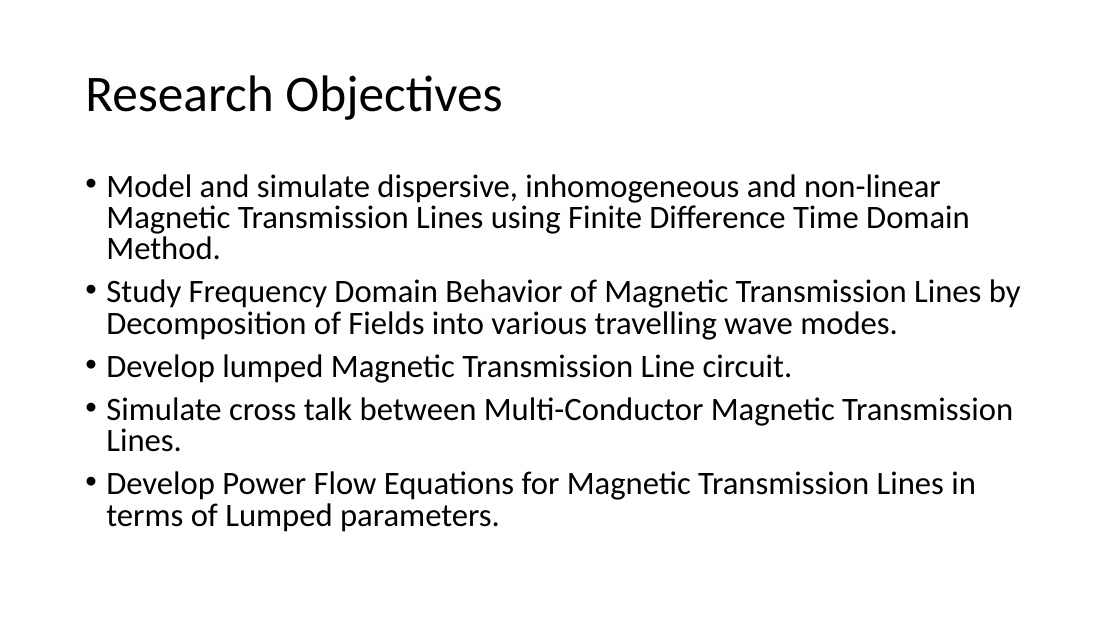
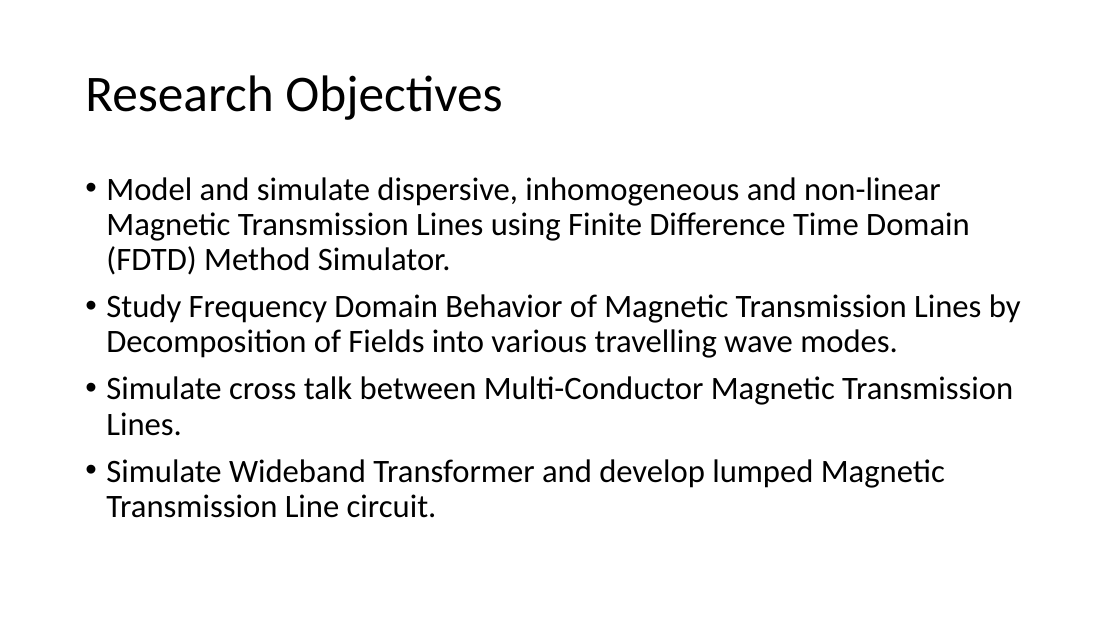
Before and after one commit to MuhammadShamaas1997/Electrical-Engineering, a slide deck: slide 2 of Thesis/Magnetic Transmission Lines/Thesis Proposal.pptx. Drawn at 1120x630 pixels with LibreOffice and Linux fonts; fonts in the diff are those of the drawing. Boxes give left, top, right and bottom in pixels: in the first picture for what was removed or moved away, otherwise in the second. Text is boxed around its words. In the diff, an @@ line names an element or a change of style, - is before the commit and + after.

```diff
--- a/Thesis/Magnetic Transmission Lines/Thesis Proposal.pptx
+++ b/Thesis/Magnetic Transmission Lines/Thesis Proposal.pptx
@@ text at [106, 177, 970, 275]: text changed @@
-• Model and simulate dispersive, inhomogeneous and non-linear Magnetic Transmission Lines using Finite Difference Time Domain Method.
+• Model and simulate dispersive, inhomogeneous and non-linear Magnetic Transmission Lines using Finite Difference Time Domain (FDTD) Method Simulator.
@@ text at [106, 294, 1021, 436]: line spacing 0.8 to 0.9 @@
@@ text at [106, 354, 793, 383]: paragraph removed @@
-• Develop lumped Magnetic Transmission Line circuit.
@@ text at [106, 459, 945, 518]: text changed @@
-• Develop Power Flow Equations for Magnetic Transmission Lines in terms of Lumped parameters.
+• Simulate Wideband Transformer and develop lumped Magnetic Transmission Line circuit.
```
Also in this commit, not shown: 21 other slides changed, 4 slides added, 2 slides removed.
